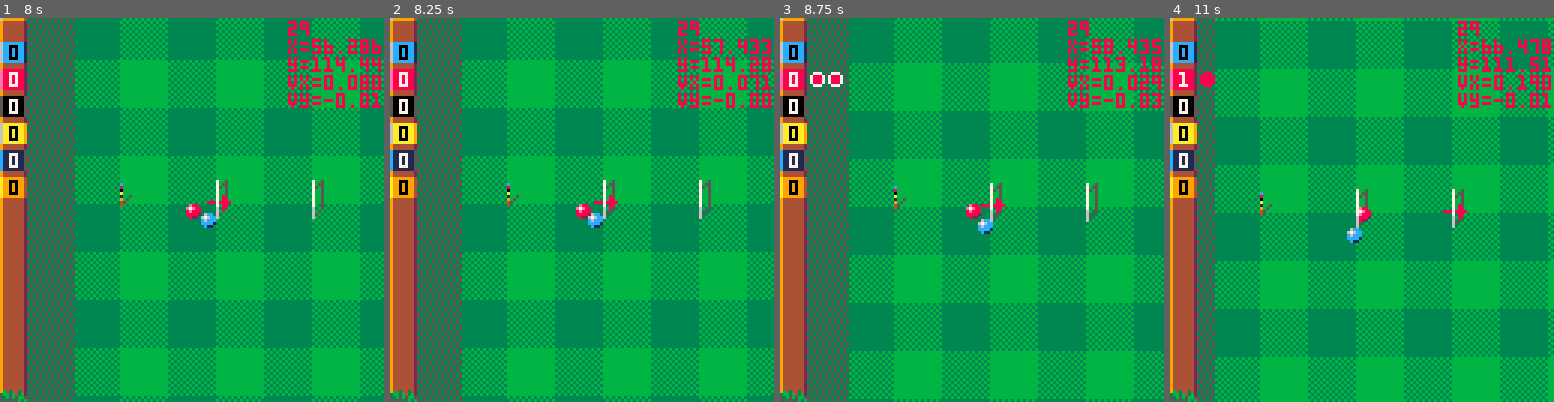
Above: before the commit, frames 1-4 (left to right).
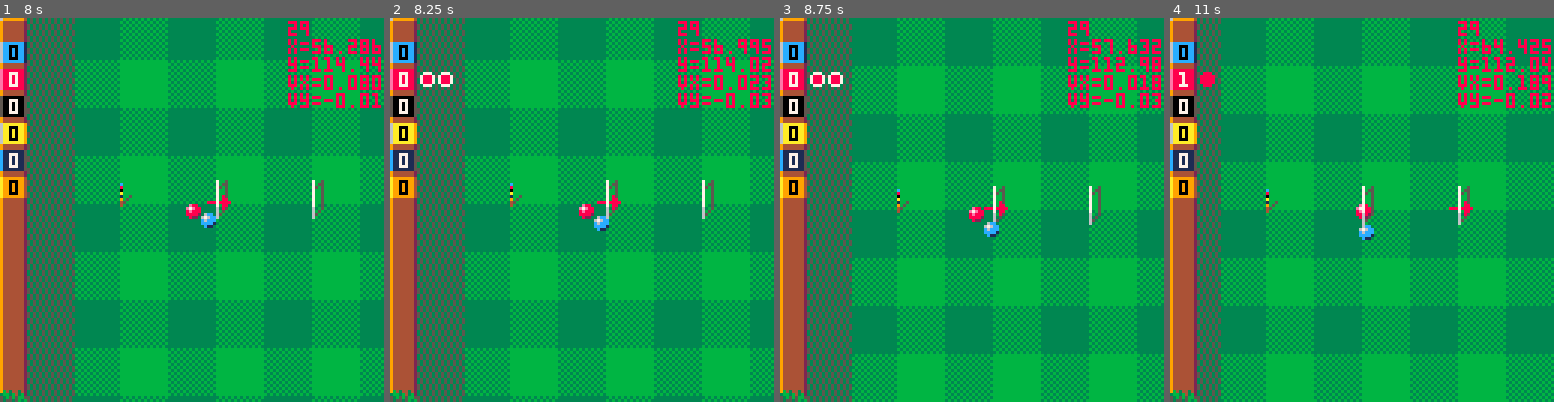
Above: after the commit, the same moments.

Repository: Joeltronics/croqu-8
Game: PICO-8 cartridge croquet.p8
The game is run twice, just before and just after one commit, with the same random seed, the same clock (stepped at 60 frames per second) and the same inputs.
Inputs:
- Up to frame 1 (8 s): tap X (X key) at 0.33, 1.07, 1.85, 2.97, 4.08, 5.2, 6.32, 7.43 s; tap O (Z key) at 0.7, 1.7, 2.1, 2.5, 2.9, 3.3, 3.7, 4.1, 4.5, 4.9, 5.3, 5.7, 6.1, 6.5, 6.9, 7.3, 7.7 s; hold Right 1.6-2.1 s; hold Up 2.15-2.42 s; hold Right 2.47-3.03 s; hold Left 3.08-3.58 s; hold Down 3.63-3.97 s; hold Right 4.02-4.68 s; hold Up 4.73-5.03 s; hold Left 5.08-5.68 s; hold Down 5.73-6.03 s; hold Right 6.08-6.58 s; hold Right 6.63-7.13 s; hold Up 7.18-7.45 s; hold Right from 7.5 s (still down)
- Up to frame 2 (8.25 s): release Right at 8.07 s; tap O (Z key) at 8.1 s; hold Left from 8.12 s (still down)
- Up to frame 3 (8.75 s): tap O (Z key) at 8.5 s; tap X (X key) at 8.55 s; release Left at 8.62 s; hold Down from 8.67 s (still down)
- Up to frame 4 (11 s): tap O (Z key) every 0.4 s from 8.9 to 10.9 s; release Down at 9 s; hold Right 9.05-9.72 s; tap X (X key) at 9.67, 10.78 s; hold Up 9.77-10.07 s; hold Left 10.12-10.72 s; hold Down from 10.77 s (still down)

Frame 1 is identical in both runs. In frame 2, 4.2% of the frame differs, in the area x 7-100%, y 0-100%; in frame 3, 6.2%; in frame 4, 9.8%, in the area x 11-100%, y 0-100%.

Commit message:
De-duplicate ball overlap calculation

Diff:
--- a/croquet.p8
+++ b/croquet.p8
@@ -204,6 +204,22 @@
 	return vx, vy
 end
 
+function ball_overlap(dx, dy)
+
+	-- Prevent overflow
+	if (abs(dx) + abs(dy) > 127) return 0, nil
+
+	local d2 = dx*dx + dy*dy
+
+	if (d2 and d2 <= BALL_D2) return 0, nil
+
+	local d = sqrt(d2)
+
+	local overlap = max(0, BALL_D + 1 - d) / d
+
+	return overlap, d
+end
+
 function ball_collisions()
 	-- Partially based on pico pool by nusan (CC4-BY-NC-SA)
 
@@ -214,53 +230,49 @@
 		for idx2 = idx1+1, #balls do
 			local b2 = balls[idx2]
 
-			local dx, dy, d2 = b1.x - b2.x, b1.y - b2.y
+			local dx, dy = b1.x - b2.x, b1.y - b2.y
 
 			-- Prevent overflow
 			if (abs(dx) + abs(dy) <= 127) d2 = dx*dx + dy*dy
 
-			if d2 and d2 <= BALL_D2 then
-				assert(d2 >= 0, 'd2=' .. d2)
-
-				local d = sqrt(d2)
-
-				-- TODO: is this right? It seems to work, but with wicket logic we needed not to divide by d
-				local push = max(0, BALL_D + 1 - d) * 0.5 / d
-				if push > 0 then
-					any_collisions = true
-
-					b1.x += dx*push
-					b1.y += dy*push
-					b2.x -= dx*push
-					b2.y -= dy*push
-
-					add(b1.collisions, {b2.x, b2.y})
-					add(b2.collisions, {b1.x, b1.y})
-
-					if (b1 == current_player.ball or b2 == current_player.ball) current_player_ball_collision()
-
-					-- If no balls are moving, then we can skip this entirely
-					if moving_cooldown > 0 then
-
-						local nx, ny = dy / d, -dx / d
-
-						b1.vx *= VELOCITY_REDUCE_BALL_COLLISION
-						b1.vy *= VELOCITY_REDUCE_BALL_COLLISION
-						b2.vx *= VELOCITY_REDUCE_BALL_COLLISION
-						b2.vy *= VELOCITY_REDUCE_BALL_COLLISION
-
-						local dd1x, dd1y = dotpart(b1.vx, b1.vy, nx, ny)
-						local dd2x, dd2y = dotpart(b2.vx, b2.vy, nx, ny)
-
-						play_sound_ball_collision(
-							dd1x*dd1x + dd1y*dd1y + dd2x*dd2x + dd2y*dd2y
-						)
-
-						b1.vx += -dd1x + dd2x
-						b1.vy += -dd1y + dd2y
-						b2.vx += -dd2x + dd1x
-						b2.vy += -dd2y + dd1y
-					end
+			overlap, d = ball_overlap(dx, dy)
+
+			if overlap > 0 then
+				any_collisions = true
+
+				local push = 0.5 * overlap
+
+				b1.x += dx*push
+				b1.y += dy*push
+				b2.x -= dx*push
+				b2.y -= dy*push
+
+				add(b1.collisions, {b2.x, b2.y})
+				add(b2.collisions, {b1.x, b1.y})
+
+				if (b1 == current_player.ball or b2 == current_player.ball) current_player_ball_collision()
+
+				-- If no balls are moving, then we can skip this entirely
+				if moving_cooldown > 0 then
+
+					local nx, ny = dy / d, -dx / d
+
+					b1.vx *= VELOCITY_REDUCE_BALL_COLLISION
+					b1.vy *= VELOCITY_REDUCE_BALL_COLLISION
+					b2.vx *= VELOCITY_REDUCE_BALL_COLLISION
+					b2.vy *= VELOCITY_REDUCE_BALL_COLLISION
+
+					local dd1x, dd1y = dotpart(b1.vx, b1.vy, nx, ny)
+					local dd2x, dd2y = dotpart(b2.vx, b2.vy, nx, ny)
+
+					play_sound_ball_collision(
+						dd1x*dd1x + dd1y*dd1y + dd2x*dd2x + dd2y*dd2y
+					)
+
+					b1.vx += -dd1x + dd2x
+					b1.vy += -dd1y + dd2y
+					b2.vx += -dd2x + dd1x
+					b2.vy += -dd2y + dd1y
 				end
 			end
 		end
@@ -376,23 +388,16 @@
 			assert(b2)
 			if b2 != ball then
 
-				local dx, dy, d2 = ball.x - b2.x, ball.y - b2.y
-
-				if (abs(dx) + abs(dy) <= 127) d2 = dx*dx + dy*dy
-
-				if d2 and d2 <= BALL_D2 then
-					assert(d2 >= 0, 'd2=' .. d2)
-
-					local d = sqrt(d2)
-					local push = max(0, BALL_D + 1 - d) / d
-
-					if push > 0 then
-						any_collisions = true
-						add(ball.collisions, {b2.x, b2.y})
-						add(b2.collisions, {ball.x, ball.y})
-						ball.x += dx*push
-						ball.y += dy*push
-					end
+				local dx, dy = ball.x - b2.x, ball.y - b2.y
+
+				overlap, d = ball_overlap(dx, dy)
+
+				if overlap > 0 then
+					any_collisions = true
+					add(ball.collisions, {b2.x, b2.y})
+					add(b2.collisions, {ball.x, ball.y})
+					ball.x += dx*overlap
+					ball.y += dy*overlap
 				end
 			end
 		end
